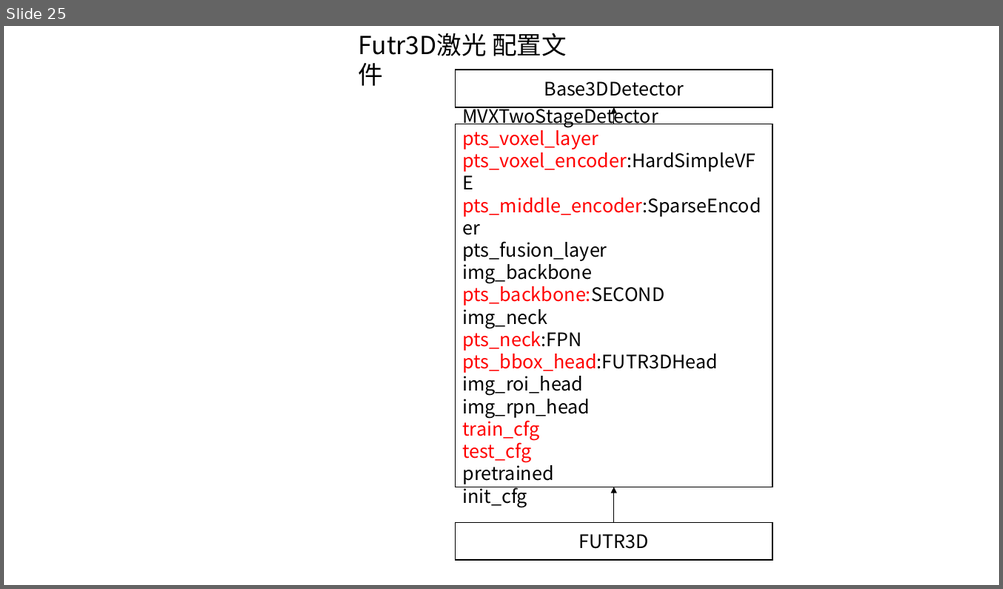
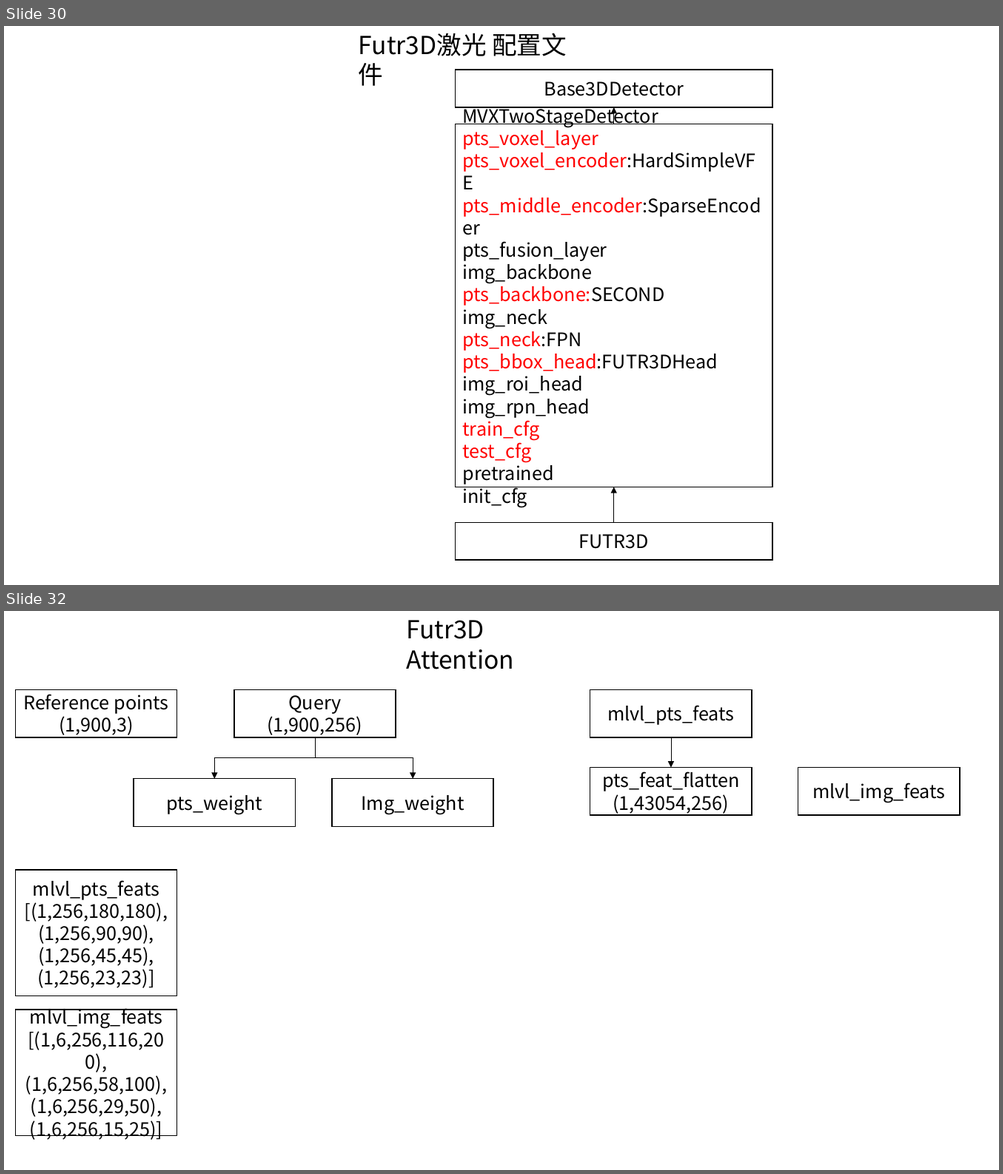
Before and after one commit to foxbao/mmlab_install, a slide deck: 数据集结构.pptx. Shown one above the other, each under a label of ours: slide 25 before the commit, slides 30 and 32 after it; the slides between them are not shown. The pictures are 1003x589 and 1003x1174 pixels, drawn with LibreOffice and Linux fonts; fonts in the diff are those of the drawing. Boxes give left, top, right and bottom in pixels: in the first picture for what was removed or moved away, otherwise in the second. Text is boxed around its words. In the diff, an @@ line names an element or a change of style, - is before the commit and + after.

```diff
--- a/数据集结构.pptx
+++ b/数据集结构.pptx
@@ slide 32 added at [4,611,999,1170], background #FFFFFF @@
@@ text added at [406,620,514,669], 24 pt, text #000000 @@
+Futr3D Attention
@@ rectangle added at [15,690,177,738], outline #000000 1 pt, 18 pt, text #000000 @@
+Reference points
+(1,900,3)
@@ rectangle added at [234,690,395,738], outline #000000 1 pt, 18 pt, text #000000 @@
+Query
+(1,900,256)
@@ rectangle added at [590,690,752,738], outline #000000 1 pt, 18 pt, text #000000 @@
+mlvl_pts_feats
@@ elbow arrow added from (315, 738) to (214, 779), #000000 0.5 pt @@
@@ elbow arrow added from (315, 738) to (413, 779), #000000 0.5 pt @@
@@ arrow added from (671, 738) to (671, 768), #000000 0.5 pt @@
@@ rectangle added at [134,779,296,826], outline #000000 1 pt, 18 pt, text #000000 @@
+pts_weight
@@ rectangle added at [333,779,494,826], outline #000000 1 pt, 18 pt, text #000000 @@
+Img_weight
@@ rectangle added at [590,768,752,815], outline #000000 1 pt, 18 pt, text #000000 @@
+pts_feat_flatten
+(1,43054,256)
@@ rectangle added at [798,768,960,815], outline #000000 1 pt, 18 pt, text #000000 @@
+mlvl_img_feats
@@ rectangle added at [15,870,177,996], outline #000000 1 pt, 18 pt, text #000000 @@
+mlvl_pts_feats
+[(1,256,180,180),
+(1,256,90,90),
+(1,256,45,45),
+(1,256,23,23)]
@@ rectangle added at [15,1010,177,1136], outline #000000 1 pt, 18 pt, text #000000 @@
+mlvl_img_feats
+[(1,6,256,116,200),
+(1,6,256,58,100),
+(1,6,256,29,50),
+(1,6,256,15,25)]
@@ what was slide 25 is now slide 30 @@
```
Also in this commit, not shown: 4 other slides added, 3 other files.
